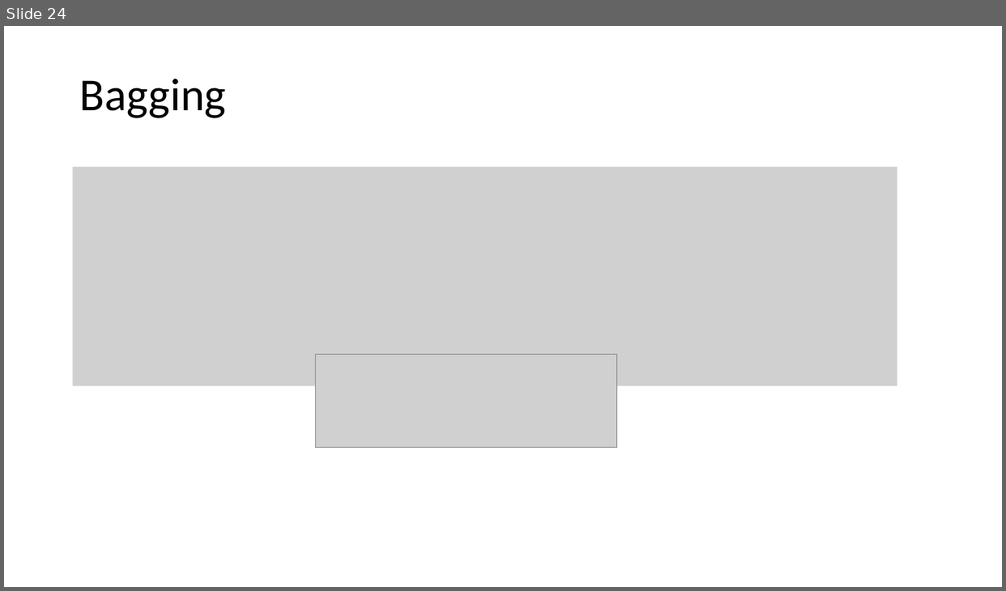
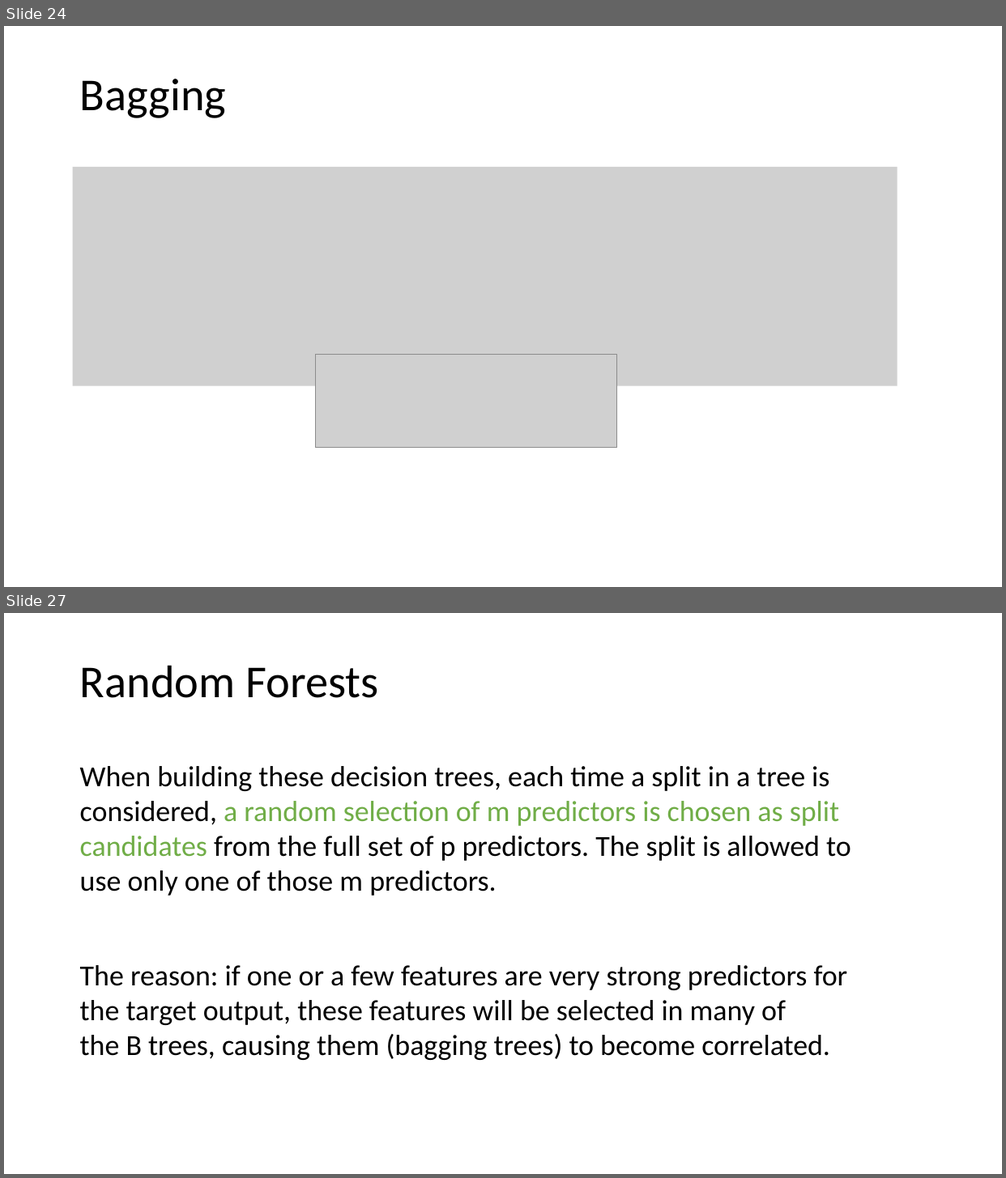
Before and after one commit to tianzheng4/tianzheng4.github.io, a slide deck: _umkc-teaching/slides/Lecture9.pptx. Shown one above the other, each under a label of ours: slide 24 before the commit, slides 24 and 27 after it; the slides between them are not shown. The pictures are 1006x591 and 1006x1178 pixels, drawn with LibreOffice and Linux fonts; fonts in the diff are those of the drawing; grey boxes stand for pictures. Boxes give left, top, right and bottom in pixels: in the first picture for what was removed or moved away, otherwise in the second. Text is boxed around its words. In the diff, an @@ line names an element or a change of style, - is before the commit and + after.

```diff
--- a/_umkc-teaching/slides/Lecture9.pptx
+++ b/_umkc-teaching/slides/Lecture9.pptx
@@ slide 27 added at box(4, 613, 1002, 1174), background #FFFFFF @@
@@ title added at box(80, 665, 378, 698), 44 pt, text #000000 @@
+Random Forests
@@ text added at box(80, 766, 851, 896), 28 pt, text #000000 @@
+When building these decision trees, each time a split in a tree is considered, a random selection of m predictors is chosen as split candidates from the full set of p predictors. The split is allowed to use only one of those m predictors.
@@ text added at box(80, 965, 848, 1060), 28 pt, text #000000 @@
+The reason: if one or a few features are very strong predictors for the target output, these features will be selected in many of the B trees, causing them (bagging trees) to become correlated.
```
Also in this commit, not shown: 2 slides changed, 1 other file.
